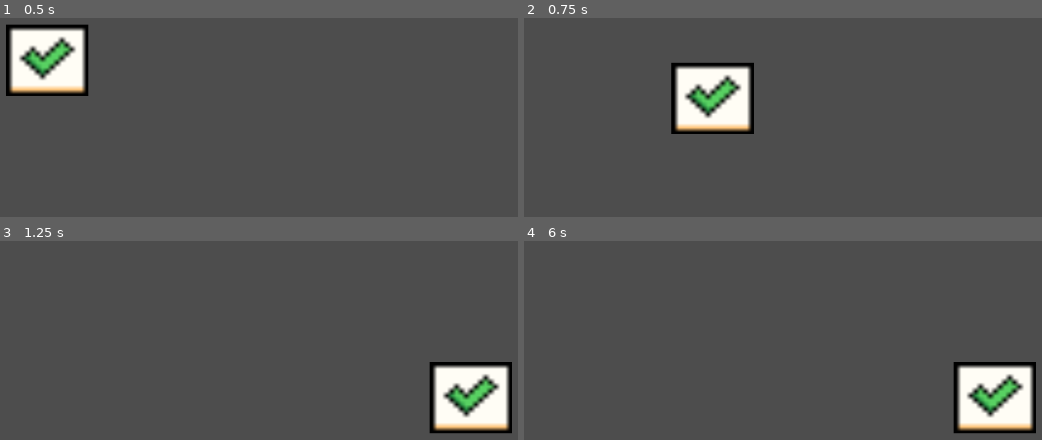
Above: before the commit, frames 1-4 (two rows, left to right).
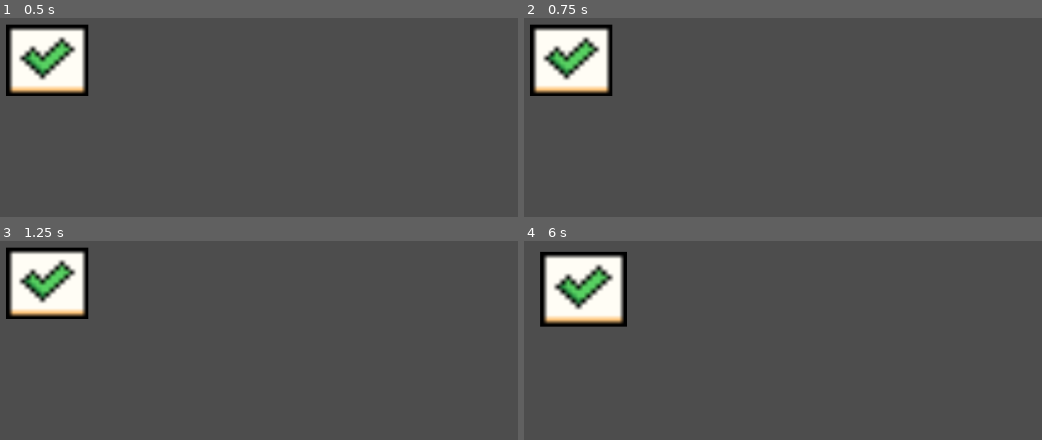
Above: after the commit, the same moments.

Repository: Catnip-05/Game-Assets
Game: Godot game, scene res://scenes/puzzle.tscn
Two runs of this game, one before a commit and one after it. Both use one fixed random seed, a clock stepped at 60 frames per second and the inputs below. This scene is started directly instead of the project's main scene.
Inputs (mouse positions are in pixels of both pictures, inside the frame that each line leads up to):
- Up to frame 1 (0.5 s): no input
- Up to frame 2 (0.75 s): tap Enter (ui_accept) at 0.5 s; drag from (570, 57) to (995, 171) at 0.52 s
- Up to frame 3 (1.25 s): no input
- Up to frame 4 (6 s): tap Enter (ui_accept) at 1.25, 2, 2.75, 3.5, 3.77, 4.25 s; drag from (565, 416) to (995, 394) at 1.27 s; move the mouse to (808, 294) at 2.02 s; hold Left (ui_left) 2.03-2.75 s; click (808, 294) at 2.17 s; drag from (outside the picture) to (outside the picture) at 2.77 s; move the mouse to (outside the picture) at 3.52 s; hold Right (ui_right) 3.53-4.25 s; click (outside the picture) at 3.67 s; drag from (outside the picture) to (995, 394) at 4.27 s; move the mouse to (767, 394) at 5.02 s; hold Right (ui_right) 5.03-5.75 s; click (767, 394) at 5.17 s; drag from (606, 282) to (565, 416) at 5.77 s

Frame 1 is identical in both runs. In frame 2, 11% of the frame differs, in the area x 1-45%, y 3-59%; in frame 3, 11%; in frame 4, 11%, in the area x 3-99%, y 5-97%.

Commit message:
change-dragging-logic

Diff:
--- a/spacebar/scenes/puzzle.tscn
+++ b/spacebar/scenes/puzzle.tscn
@@ -6,29 +6,21 @@
 [sub_resource type="RectangleShape2D" id="RectangleShape2D_bnjsm"]
 size = Vector2(146, 125)
 
-[sub_resource type="RectangleShape2D" id="RectangleShape2D_xm7hs"]
-size = Vector2(372, 649)
-
 [node name="Puzzle" type="Node2D"]
 script = ExtResource("1_mben2")
 
-[node name="DraggableObject" type="Node2D" parent="."]
-
-[node name="Area" type="Area2D" parent="DraggableObject"]
-
-[node name="CollisionShape2D" type="CollisionShape2D" parent="DraggableObject/Area"]
-position = Vector2(350, 160)
-shape = SubResource("RectangleShape2D_bnjsm")
-
-[node name="Check" type="Sprite2D" parent="DraggableObject"]
+[node name="Check" type="Sprite2D" parent="."]
 position = Vector2(351, 164)
 scale = Vector2(7, 6.4375)
 texture = ExtResource("2_0i01s")
 
-[node name="DropArea" type="Area2D" parent="."]
+[node name="Area" type="Area2D" parent="."]
 
-[node name="CollisionShape2D" type="CollisionShape2D" parent="DropArea"]
-position = Vector2(961, 324.5)
-shape = SubResource("RectangleShape2D_xm7hs")
+[node name="CollisionShape2D" type="CollisionShape2D" parent="Area"]
+position = Vector2(350, 160)
+shape = SubResource("RectangleShape2D_bnjsm")
 
-[connection signal="input_event" from="DraggableObject/Area" to="." method="_on_cross_area_input_event"]
+[connection signal="body_entered" from="Area" to="." method="_on_area_body_entered"]
+[connection signal="body_exited" from="Area" to="." method="_on_area_body_exited"]
+[connection signal="mouse_entered" from="Area" to="." method="_on_area_mouse_entered"]
+[connection signal="mouse_exited" from="Area" to="." method="_on_area_mouse_exited"]
--- a/spacebar/scripts/clickable.gd
+++ b/spacebar/scripts/clickable.gd
@@ -1,12 +1,9 @@
 extends Area2D
-
-
 
 func show_popup():
 	print("Object clicked! Show something here.")
 	if $Label:
 		$Label.visible = true
-
 
 func _on_input_event(viewport: Node, event: InputEvent, shape_idx: int) -> void:
 	if event is InputEventMouseButton and event.pressed:
--- a/spacebar/scripts/puzzle.gd
+++ b/spacebar/scripts/puzzle.gd
@@ -1,27 +1,52 @@
 extends Node2D
 
-var selected = false
-var offset = Vector2()
-var drop_area : Area2D
-var snap_position : Vector2 = Vector2(500, 500)
+var draggable = false
+var is_inside_droppable = false
+var body_ref
+var initialPos: Vector2
+var offset: Vector2
+var is_dragging = false
 
 func _ready() -> void:
 	pass
 
 func _process(delta: float) -> void:
-	if selected:
-		followMouse()
-
-func followMouse():
-	position = get_global_mouse_position() + offset
+	if draggable:
+		if Input.is_action_just_pressed('click'):
+			initialPos = global_position
+			offset = get_global_mouse_position() - global_position
+			is_dragging = true
+		if Input.is_action_just_pressed('click'):
+			global_position = get_global_mouse_position() - offset
+		elif Input.is_action_just_released('click'):
+			is_dragging = false
+			var tween = get_tree().create_tween()
+			if is_inside_droppable:
+				tween.tween_property(self, "position", body_ref.position, 0.2).set_ease(tween.EASE_OUT)
+			else:
+				tween.tween_property(self, "global_position", initialPos, 0.2).set_ease(tween.EASE_OUT)
 
 
+func _on_area_body_entered(body: Node2D) -> void:
+	if body.is_in_group('droppable'):
+		is_inside_droppable = true
+		body.modulate= Color(Color.REBECCA_PURPLE, 1)
+		body_ref
 
 
-func _on_cross_area_input_event(viewport: Node, event: InputEvent, shape_idx: int) -> void:
-	if event is InputEventMouseButton and event.button_index == MOUSE_BUTTON_LEFT:
-		if event.pressed:
-			selected = true
-			offset = position - get_global_mouse_position()
-		else:
-			selected = false
+func _on_area_body_exited(body: Node2D) -> void:
+	if body.is_in_group('droppable'):
+		is_inside_droppable = false
+		body.modulate= Color(Color.MEDIUM_PURPLE, 0.7)
+
+
+func _on_area_mouse_entered() -> void:
+	if not is_dragging:
+		draggable = true
+		scale = Vector2(1.05, 1.05)
+
+
+func _on_area_mouse_exited() -> void:
+	if not is_dragging:
+		draggable = false
+		scale = Vector2(1,1)
Not shown: 1 places in spacebar/scenes/puzzle.tscn that only renumber resources
